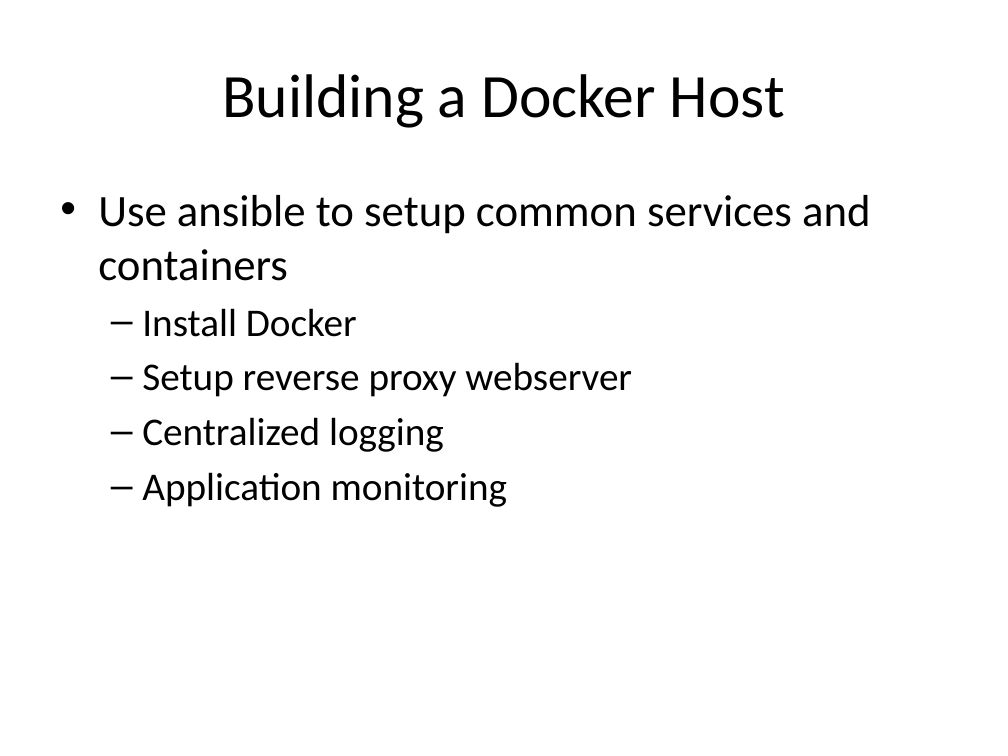
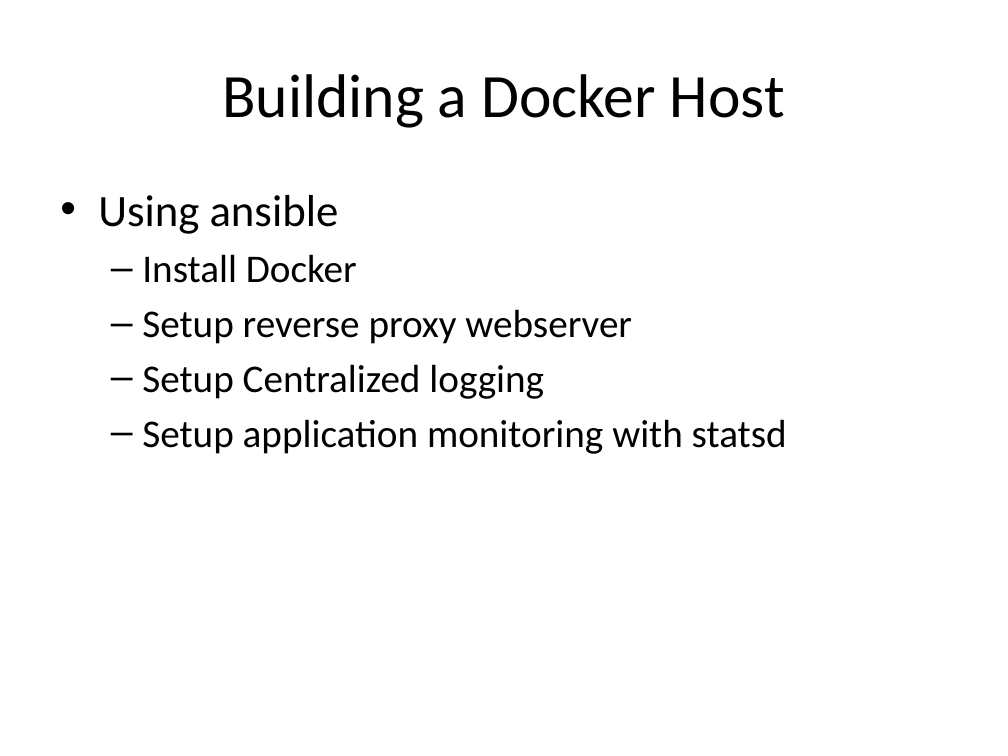
Before and after one commit to AndrewSwerlick/docker-talk, a slide deck: slide 18 of slides.pptx (slide 16 before the commit). Drawn at 1008x756 pixels with LibreOffice and Linux fonts; fonts in the diff are those of the drawing. Boxes give left, top, right and bottom in pixels: in the first picture for what was removed or moved away, otherwise in the second. Text is boxed around its words. In the diff, an @@ line names an element or a change of style, - is before the commit and + after.

Commit message:
adding better conclusion and better explanation of docker networking during the overview

```diff
--- a/slides.pptx
+++ b/slides.pptx
@@ text at [98, 195, 339, 234]: text changed @@
-• Use ansible to setup common services and containers
+• Using ansible
@@ text at [142, 364, 787, 454]: text changed @@
-  – Centralized logging
-  – Application monitoring
+  – Setup Centralized logging
+  – Setup application monitoring with statsd
```
Also in this commit, not shown: 7 other slides changed, 4 slides added, 1 slide removed.
